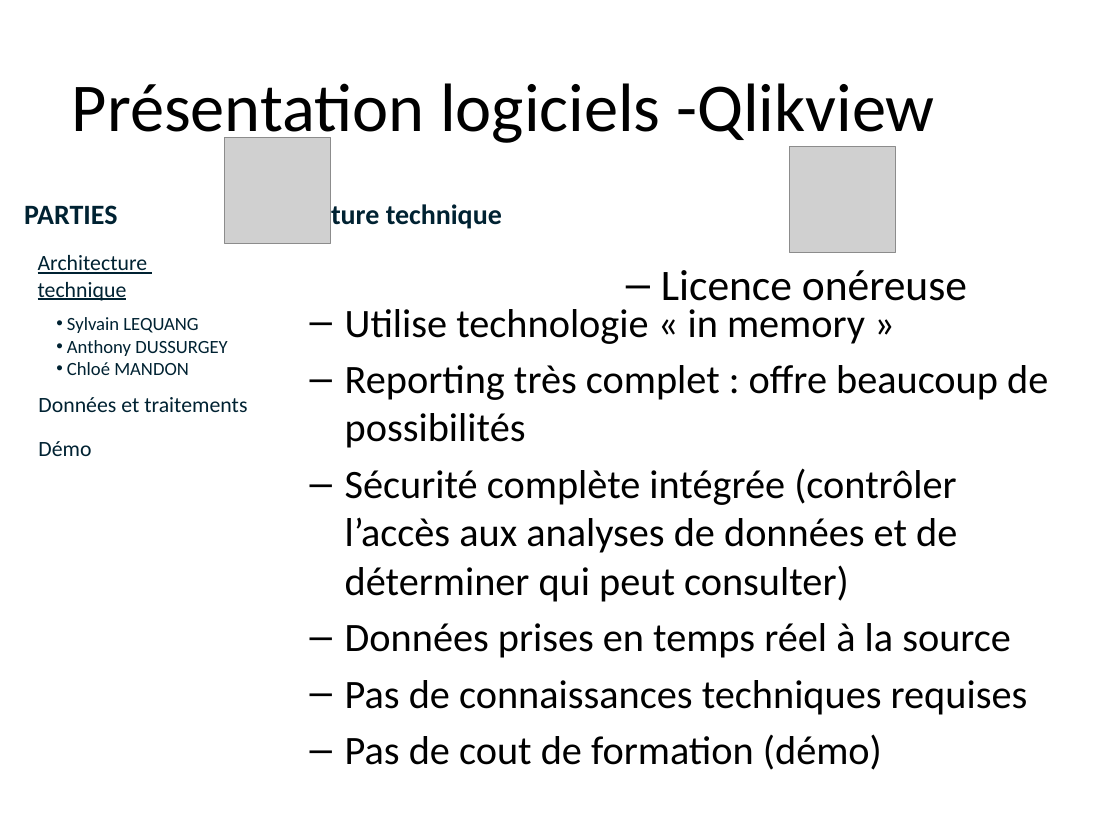
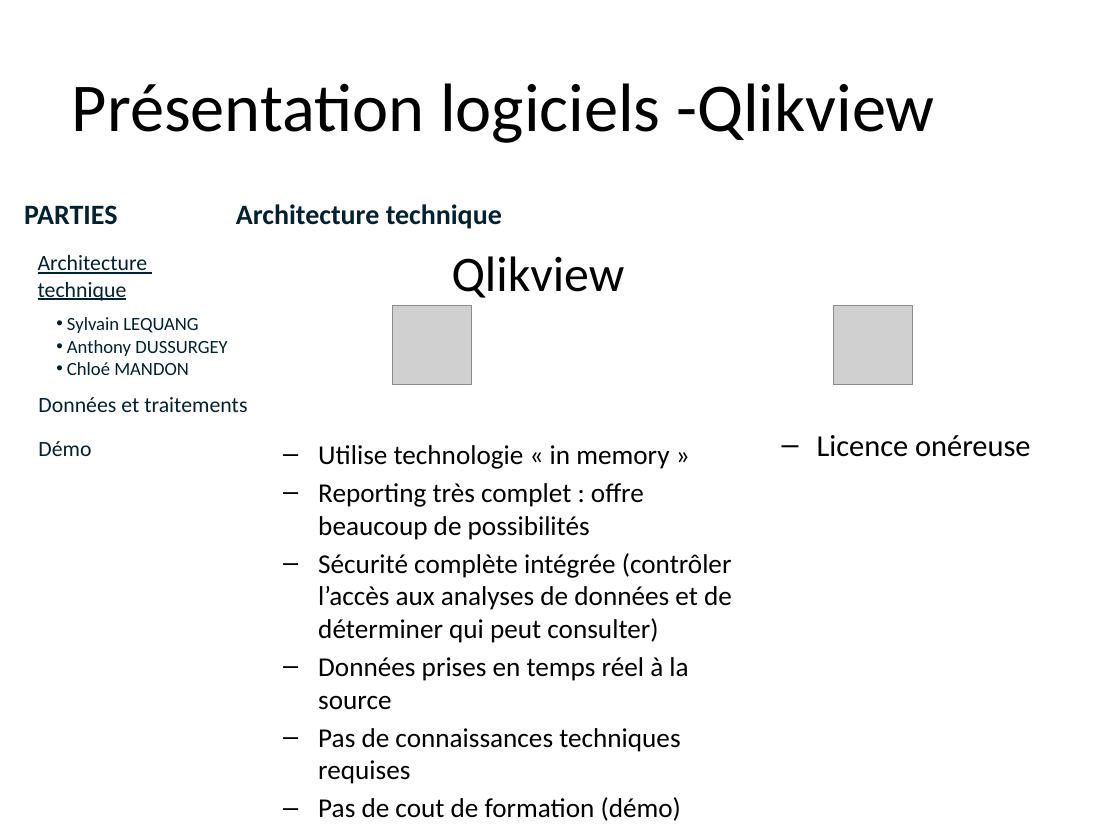
Before and after one commit to lobtec/dartiesgroupe2, a slide deck: slide 7 of PROJET/Soutenance Finale/slides_Architecture_Restitution.pptx. Drawn at 1120x840 pixels with LibreOffice and Linux fonts; fonts in the diff are those of the drawing; grey boxes stand for pictures; background and template pictures are left out. Boxes give left, top, right and bottom in pixels: in the first picture for what was removed or moved away, otherwise in the second. Text is boxed around its words. In the diff, an @@ line names an element or a change of style, - is before the commit and + after.

```diff
--- a/PROJET/Soutenance Finale/slides_Architecture_Restitution.pptx
+++ b/PROJET/Soutenance Finale/slides_Architecture_Restitution.pptx
@@ text added at (x1=452, y1=256, x2=625, y2=298), 32 pt, text #000000 @@
+  Qlikview
@@ picture resized from (x1=225, y1=138, x2=330, y2=243) to (x1=392, y1=306, x2=472, y2=385) @@
@@ picture resized from (x1=790, y1=147, x2=895, y2=252) to (x1=833, y1=306, x2=913, y2=385) @@
@@ text "Licence onéreuse" moved from (x1=661, y1=270, x2=967, y2=311) to (x1=817, y1=435, x2=1030, y2=457) @@
@@ text "Licence onéreuse" at (x1=817, y1=435, x2=1030, y2=457): size 28 to 19.6 pt; line spacing 1 to 0.8; less space between paragraphs @@
@@ text "Utilise technologie « in memory ..." moved from (x1=345, y1=309, x2=1048, y2=770) to (x1=318, y1=445, x2=732, y2=821) @@
@@ text "Utilise technologie « in memory ..." at (x1=318, y1=445, x2=732, y2=821): size 25.9 to 17.5 pt; less space between paragraphs @@
```
Also in this commit, not shown: 9 other slides changed.
